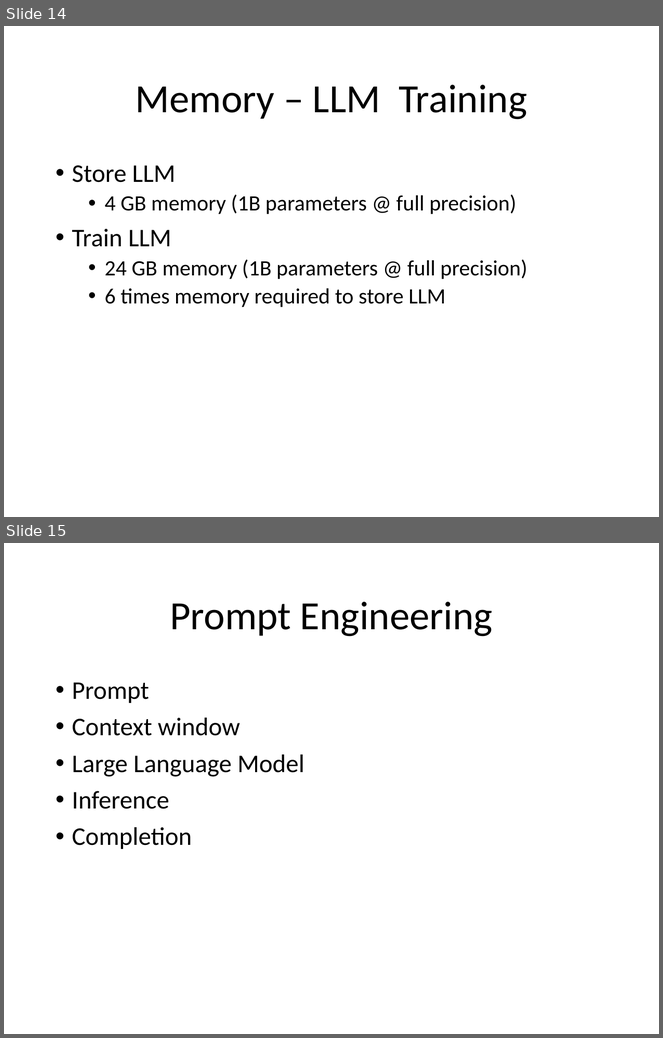
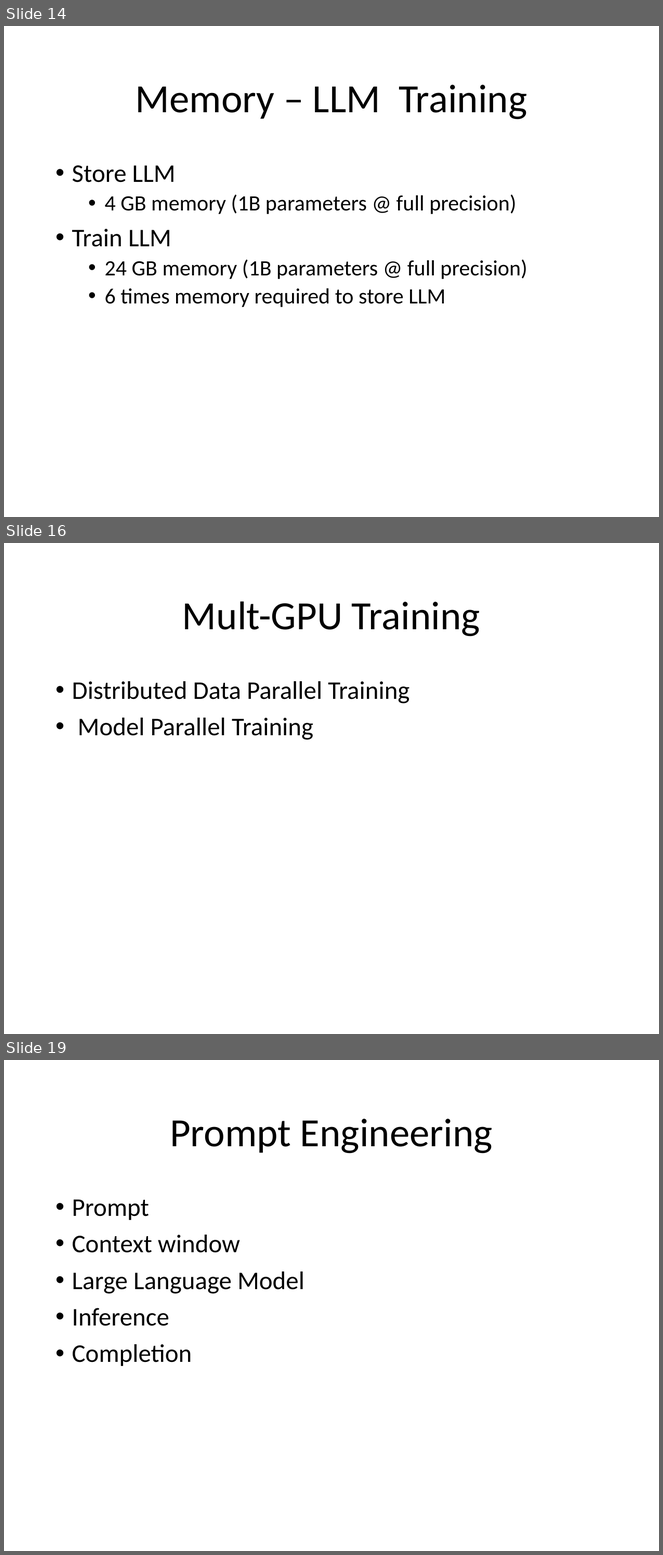
Before and after one commit to look4pritam/LargeLanguageModels, a slide deck: Presentations/LargeLanguageModels.pptx. Shown one above the other, each under a label of ours: slides 14 and 15 before the commit, slides 14, 16 and 19 after it; the slides between them are not shown. The pictures are 663x1038 and 663x1555 pixels, drawn with LibreOffice and Linux fonts; fonts in the diff are those of the drawing. Boxes give left, top, right and bottom in pixels: in the first picture for what was removed or moved away, otherwise in the second. Text is boxed around its words. In the diff, an @@ line names an element or a change of style, - is before the commit and + after.

```diff
--- a/Presentations/LargeLanguageModels.pptx
+++ b/Presentations/LargeLanguageModels.pptx
@@ slide 16 added at box(4, 543, 659, 1034), background #FFFFFF @@
@@ title added at box(182, 601, 480, 637), 44 pt, text #000000 @@
+Mult-GPU Training
@@ text added at box(72, 681, 410, 740), 28 pt, text #000000 @@
+• Distributed Data Parallel Training
+• Model Parallel Training
@@ what was slide 15 is now slide 19 @@
```
Also in this commit, not shown: 3 other slides added.
